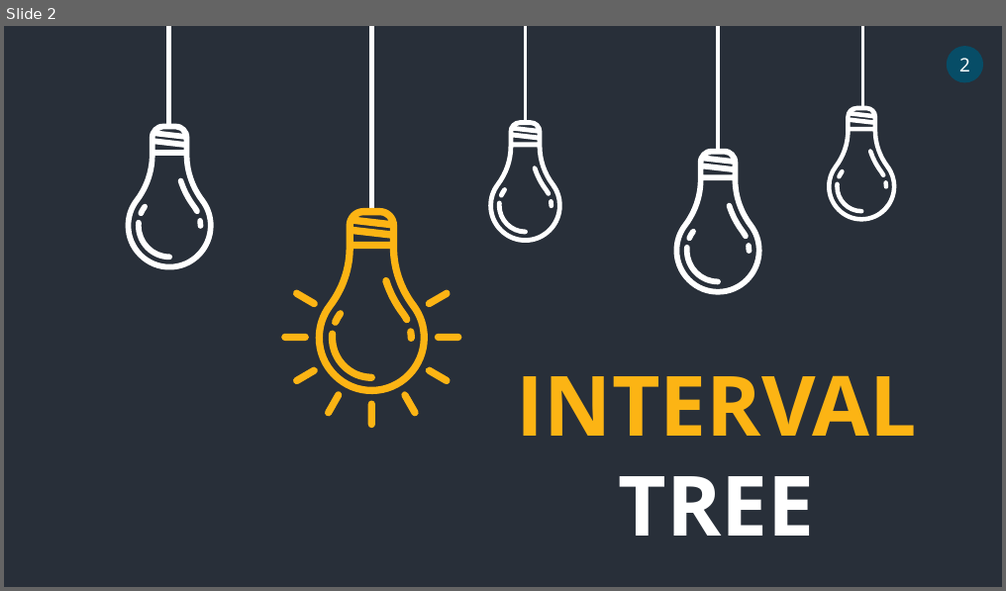
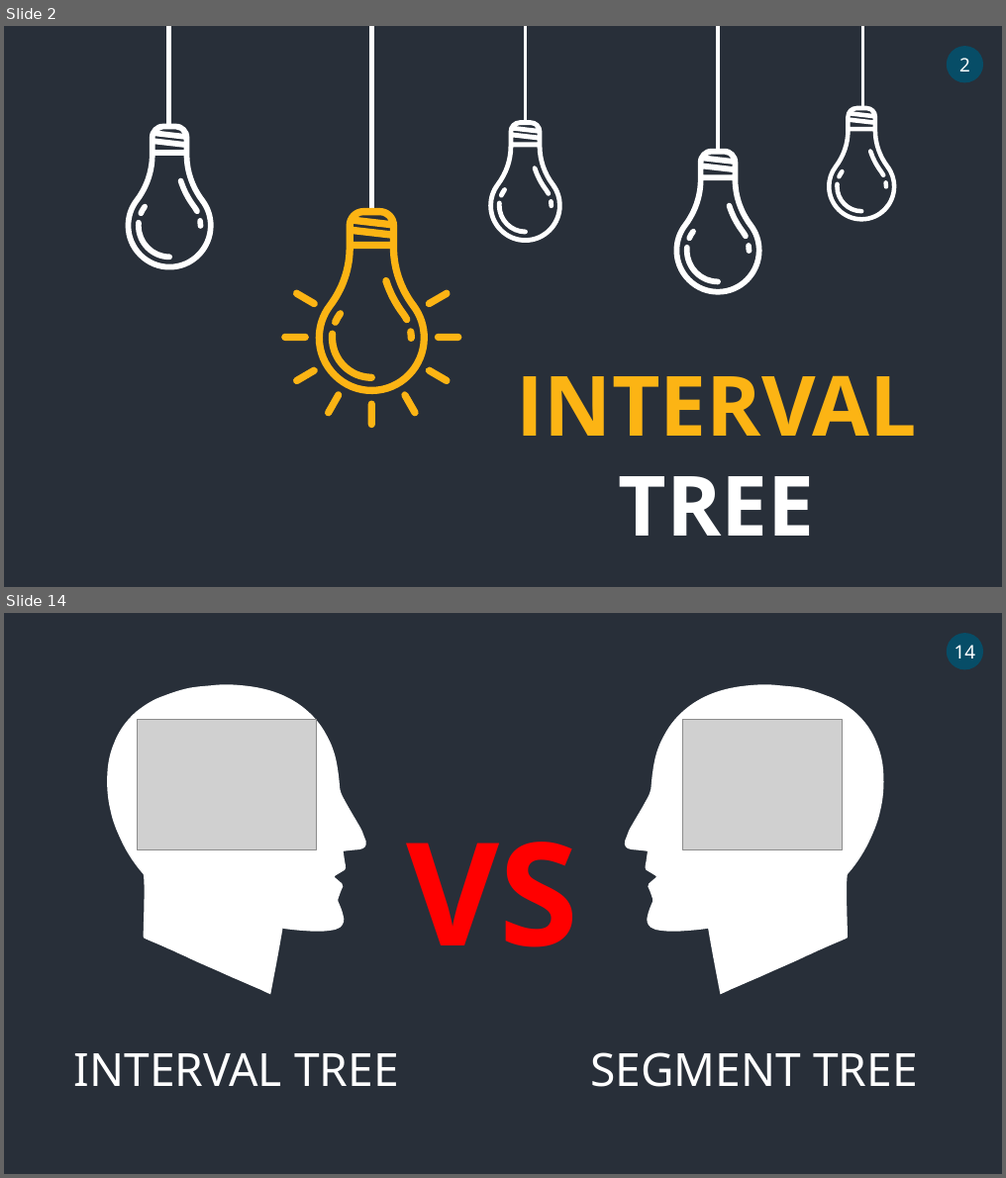
Before and after one commit to ElvisMinayaM/INTERVAL-TREE, a slide deck: INTERVAL TREE.pptx. Shown one above the other, each under a label of ours: slide 2 before the commit, slides 2 and 14 after it; the slides between them are not shown. The pictures are 1006x591 and 1006x1178 pixels, drawn with LibreOffice and Linux fonts; fonts in the diff are those of the drawing; grey boxes stand for pictures. Boxes give left, top, right and bottom in pixels: in the first picture for what was removed or moved away, otherwise in the second. Text is boxed around its words. In the diff, an @@ line names an element or a change of style, - is before the commit and + after.

Commit message:
INTERVAL TREE

```diff
--- a/INTERVAL TREE.pptx
+++ b/INTERVAL TREE.pptx
@@ slide 14 added at (x1=4, y1=613, x2=1002, y2=1174), background #282F39 @@
@@ ellipse added at (x1=946, y1=633, x2=983, y2=669), fill #074D67, 18 pt, text #FFFFFF @@
+14
@@ freeform shape added at (x1=107, y1=684, x2=367, y2=995), fill #FFFFFF @@
@@ freeform shape added at (x1=624, y1=684, x2=884, y2=995), fill #FFFFFF @@
@@ picture added at (x1=137, y1=719, x2=316, y2=850) @@
@@ picture added at (x1=683, y1=720, x2=843, y2=851) @@
@@ text added at (x1=407, y1=842, x2=579, y2=948), 138 pt, text #FF0000, bold @@
+VS
@@ text added at (x1=74, y1=1054, x2=399, y2=1086), 44 pt, text #FFFFFF @@
+INTERVAL TREE
@@ text added at (x1=590, y1=1053, x2=918, y2=1087), 44 pt, text #FFFFFF @@
+SEGMENT TREE
```
Also in this commit, not shown: 4 slides changed, 8 other slides added, 4 slides removed.
